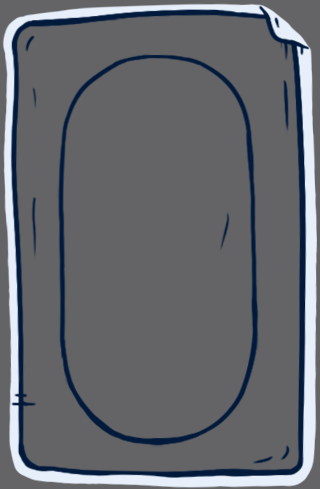
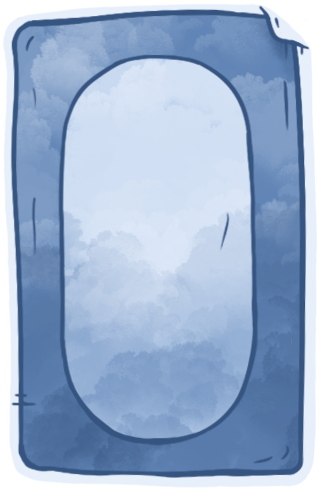
Two versions of the same layered image (320 × 489). Layer-by-layer changes:
painted on "gnome selection 4" over [10, 5, 310, 486]
added layer "Layer 2" above "Layer 1" over [8, 10, 308, 478]
added layer "Layer 1" above "Background" over [42, 11, 291, 465]
hid "Background" over [0, 0, 320, 489]
